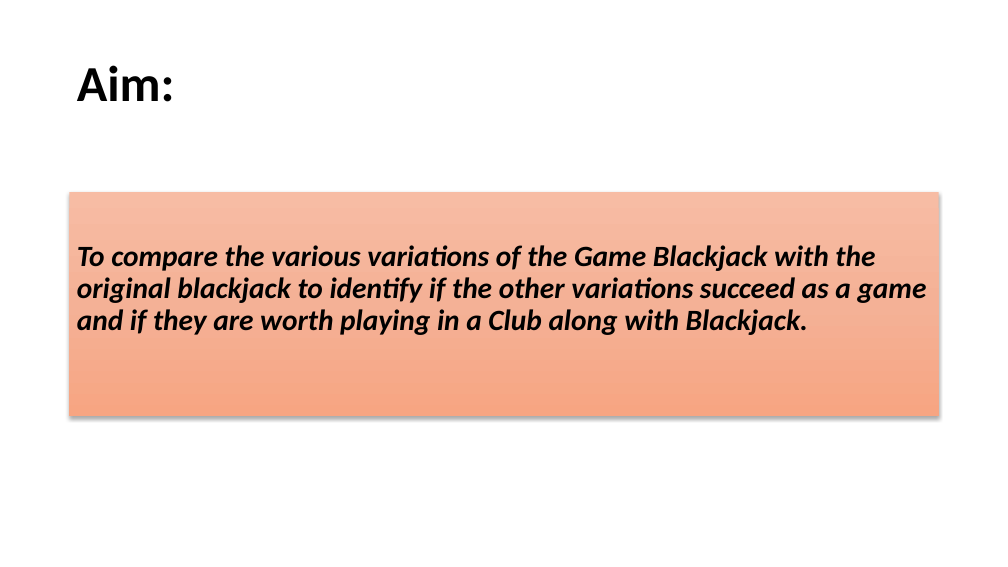
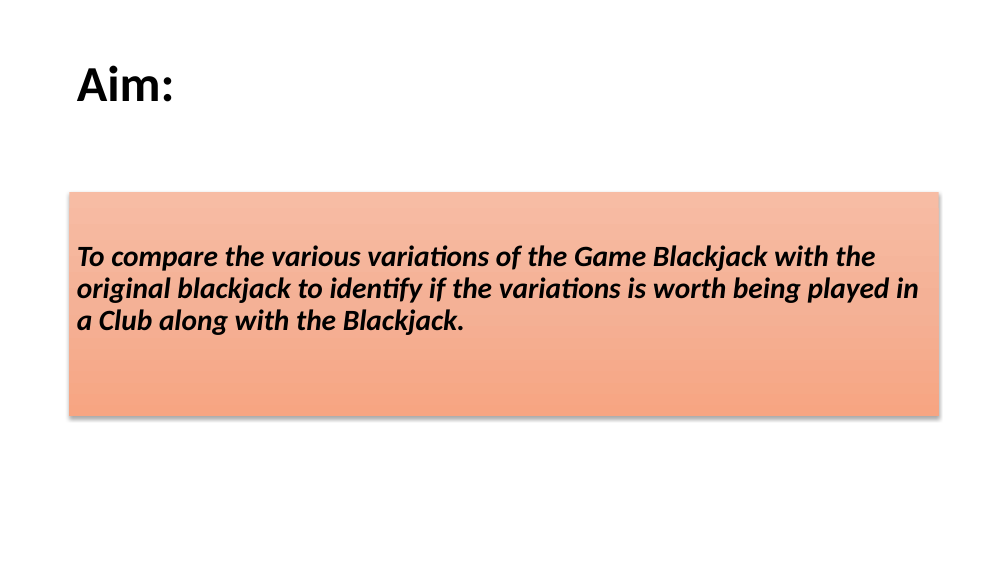
Before and after one commit to ishitamehta2604/Monte-Carlo-Simulation, a slide deck: slide 2 of BlackJackV2.pptx. Drawn at 1008x567 pixels with LibreOffice and Linux fonts; fonts in the diff are those of the drawing; background and template pictures are left out. Boxes give left, top, right and bottom in pixels: in the first picture for what was removed or moved away, otherwise in the second. Text is boxed around its words. In the diff, an @@ line names an element or a change of style, - is before the commit and + after.

```diff
--- a/BlackJackV2.pptx
+++ b/BlackJackV2.pptx
@@ text at [77, 245, 919, 335]: text changed @@
-To compare the various variations of the Game Blackjack with the original blackjack to identify if the other variations succeed as a game and if they are worth playing in a Club along with Blackjack.
+To compare the various variations of the Game Blackjack with the original blackjack to identify if the variations is worth being played in a Club along with the Blackjack.
```
Also in this commit, not shown: 2 other files.
